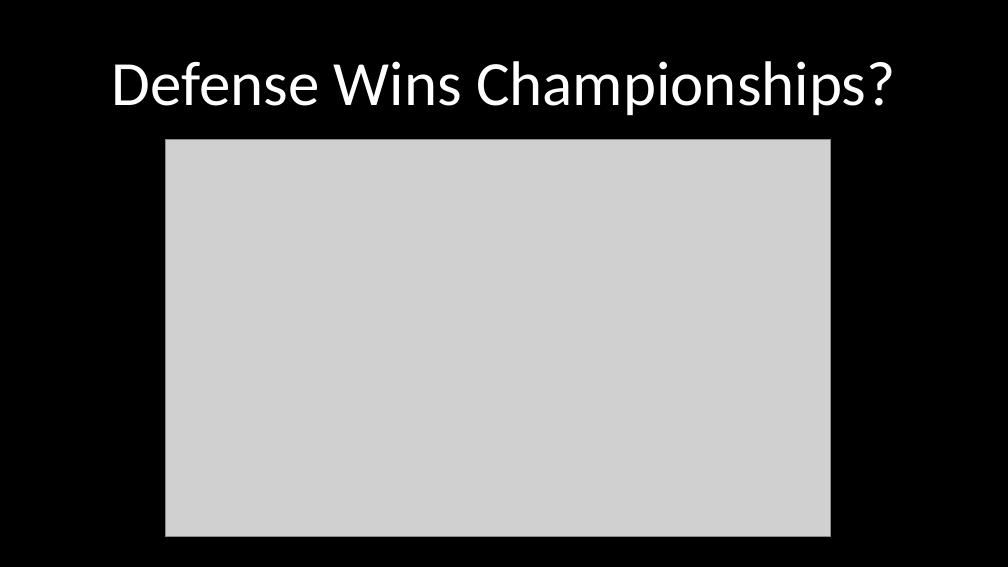
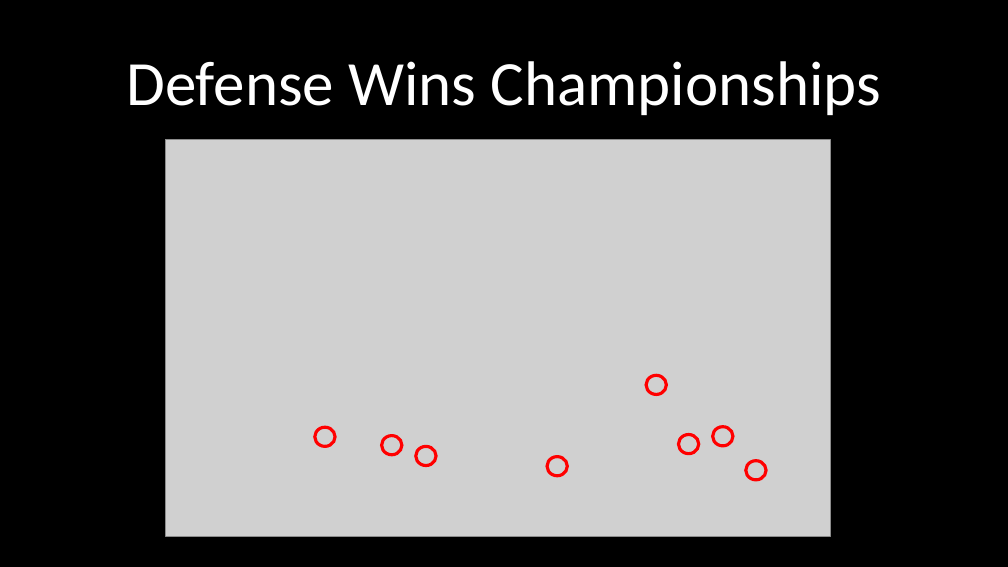
Before and after one commit to khutula/TigerGatorNole_Capstone1, a slide deck: slide 15 of Bootcamp _Campstone1_Project.pptx. Drawn at 1008x567 pixels with LibreOffice and Linux fonts; fonts in the diff are those of the drawing; grey boxes stand for pictures. Boxes give left, top, right and bottom in pixels: in the first picture for what was removed or moved away, otherwise in the second. Text is boxed around its words. In the diff, an @@ line names an element or a change of style, - is before the commit and + after.

```diff
--- a/Bootcamp _Campstone1_Project.pptx
+++ b/Bootcamp _Campstone1_Project.pptx
@@ title at box(126, 61, 882, 115): text changed @@
-Defense Wins Championships?
+Defense Wins Championships
@@ ellipse added at box(647, 375, 667, 394), outline #FF0000 3 pt @@
@@ ellipse added at box(315, 427, 335, 446), outline #FF0000 3 pt @@
@@ ellipse added at box(382, 436, 402, 454), outline #FF0000 3 pt @@
@@ ellipse added at box(416, 446, 436, 465), outline #FF0000 3 pt @@
@@ ellipse added at box(678, 435, 699, 454), outline #FF0000 3 pt @@
@@ ellipse added at box(713, 426, 734, 445), outline #FF0000 3 pt @@
@@ ellipse added at box(547, 457, 568, 476), outline #FF0000 3 pt @@
@@ ellipse added at box(746, 461, 767, 479), outline #FF0000 3 pt @@
```
Also in this commit, not shown: 3 other slides changed.
